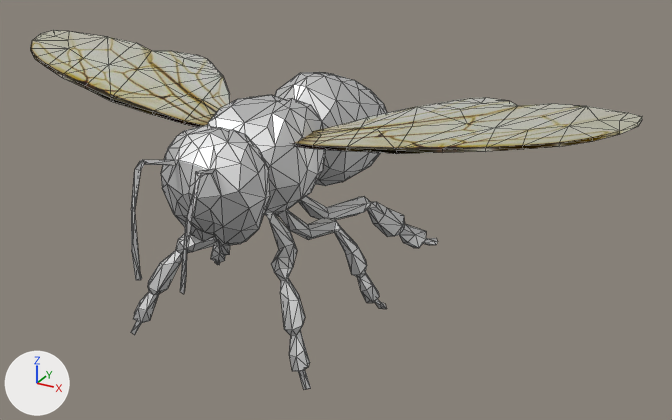
Two versions of the OBJ model 2/ConfigInicial/ConfigInicial/Models/Bee.obj, one commit apart.
Both versions are drawn from a 50 mm camera at (5.22, -8.31, 5.83) aimed at (0.53, 0.21, 1.56). The axes (+X, +Y, +Z) are drawn at lower left. The lights are the same throughout. Mesh edges are drawn as thin lines. Where no turn or scale is listed for an object, it has been applied to the vertices.

In view in the first picture: 'BeeFBX'.
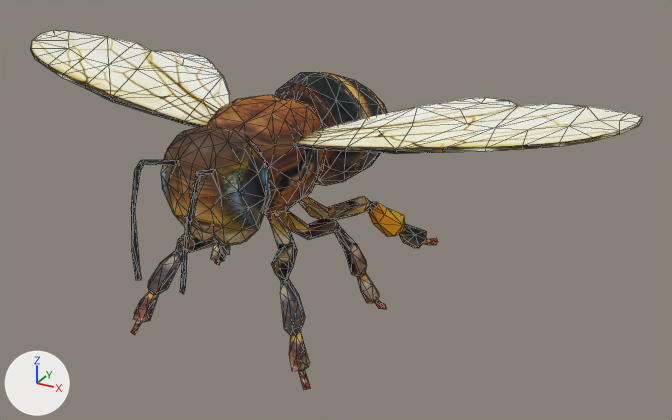
The newer file is also turned or shifted as a whole; pictures and numbers use the older file's frame.

Pixel boxes (x1, y1, x2, y2) of what changed, in the pictures (672 x 420 px):
part 1 of me_beefbx, built on
    both: (178, 161, 267, 246)
part 2 of me_beefbx, built on
    both: (303, 72, 333, 76)
part 3 of me_beefbx, recoloured
    both: (131, 73, 437, 390)
part 4 of me_beefbx, recoloured
    both: (131, 160, 215, 294)

The change in detail:
Material 'Material__25' (mat_material__25) is new.
Its texture is img_uvbee_png.
Its roughness is 0.9.
me_beefbx is used by ob_beefbx; location (0.0, 0.0, 0.0).
me_beefbx had 841 vertices, 1650 faces and spanned x -3.72..3.72, y -2.29..2.29, z 0.34..3.13.
me_beefbx no longer uses material mat_material_007 (picture img_uvbee_png).
me_beefbx now has 841 vertices, 1672 faces and spans x -3.72..3.72, y -2.29..2.29, z 0.34..3.13.
Part 1, on me_beefbx:
12 faces are deleted.
24 new faces join them.
Part 2, on me_beefbx:
4 faces are deleted.
8 new faces join them.
me_beefbx part 3: 1262 faces spanning x -1.21..1.21, y -1.75..2.29, z 0.34..2.98 switch from mat_material_005 (white #e7e7e7) to mat_material__25 (picture img_uvbee_png).
me_beefbx part 4: 70 faces spanning x -0.35..0.35, y -2.29..-1.63, z 1.61..2.75 switch from mat_material_006 (white #e7e7e7) to mat_material__25 (picture img_uvbee_png).
